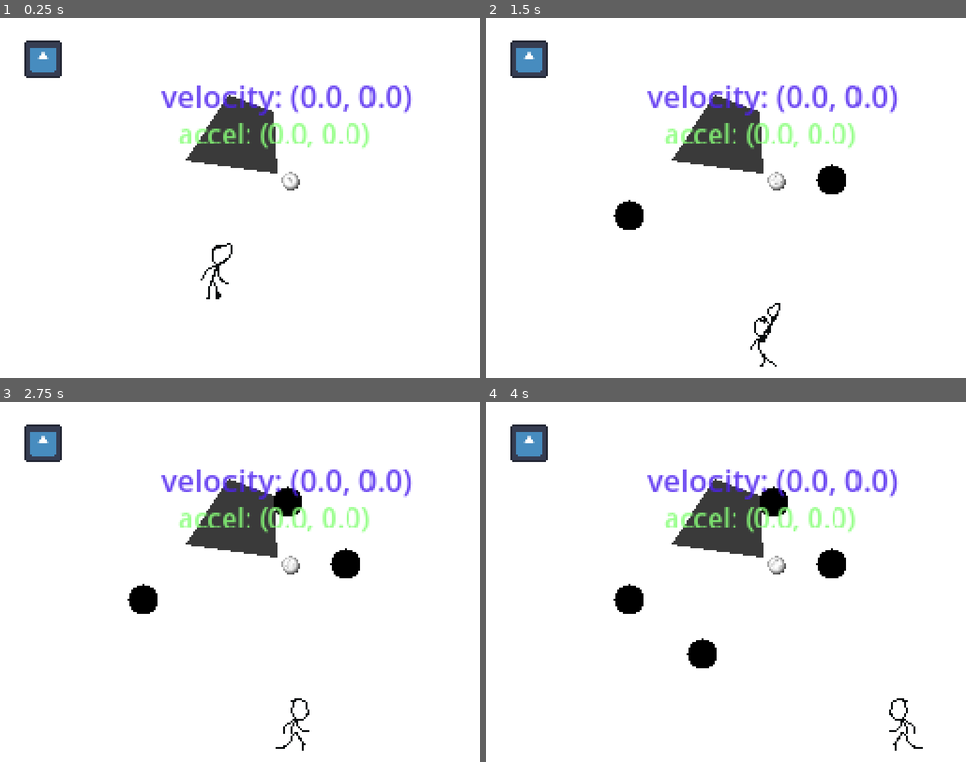
Above: before the commit, frames 1-4 (two rows, left to right).
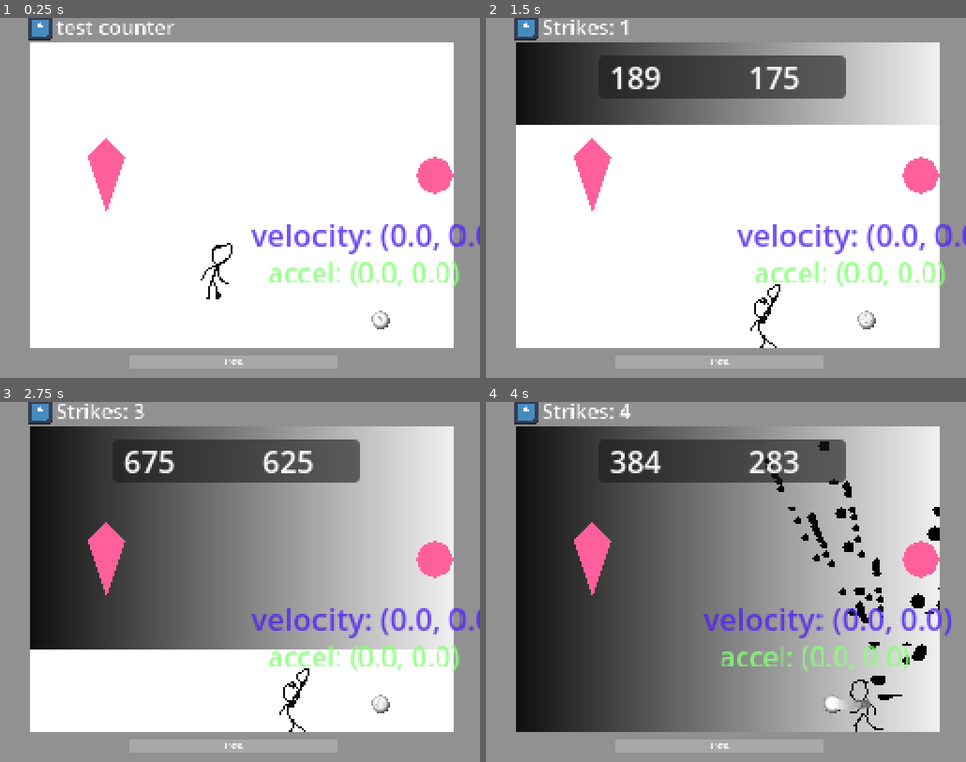
Above: after the commit, the same moments.

Repository: furiousknight25/Counter-Effects
Game: Godot game, scene res://scenes/Scene_1.tscn
Two runs of this game, one before a commit and one after it. Both use one fixed random seed, a clock stepped at 60 frames per second and the inputs below. The engine's default icon, where the game draws it, is replaced by a stand-in: a white triangle on a blue panel in a dark square.
Inputs (mouse positions are in pixels of both pictures, inside the frame that each line leads up to):
- Up to frame 1 (0.25 s): no input
- Up to frame 2 (1.5 s): tap Enter (ui_accept) at 0.5, 0.77, 0.8, 1.07, 1.35 s; move the mouse to (831, 180) at 0.52 s; press the mouse at (831, 180) at 0.53 s; hold D (right) 0.53-1.28 s; move the mouse to (630, 216) at 1.27 s; release the mouse at (630, 216) at 1.28 s; hold A (left) from 1.28 s (still down)
- Up to frame 3 (2.75 s): tap Enter (ui_accept) at 1.52, 1.82, 2.3 s; click (144, 600) at 1.55 s; move the mouse to (288, 502) at 2.02 s; release A (left) at 2.03 s; press the mouse at (288, 502) at 2.03 s; hold D (right) from 2.03 s (still down)
- Up to frame 4 (4 s): move the mouse to (702, 654) at 2.77 s; release D (right) at 2.78 s; release the mouse at (702, 654) at 2.78 s; hold W (up) 2.78-3.53 s; click (702, 654) at 2.85 s; tap Enter (ui_accept) at 3.02, 3.32, 3.6, 3.77 s; move the mouse to (870, 636) at 3.52 s; hold A (left) from 3.53 s (still down)

The runs differ from the first frame. In frame 1, 34% of the frame differs, in the area x 0-100%, y 0-100%; in frame 2, 51%; in frame 3, 78%; in frame 4, 97%.

Commit message:
lotsapolish

Diff:
--- a/new-game-project/Inking/Inking.tscn
+++ b/new-game-project/Inking/Inking.tscn
@@ -1,6 +1,7 @@
-[gd_scene load_steps=2 format=3 uid="uid://b6hvicojge7i8"]
+[gd_scene load_steps=3 format=3 uid="uid://b6hvicojge7i8"]
 
 [ext_resource type="Script" uid="uid://caog3lyckx461" path="res://Inking/inking.gd" id="1_b4kwv"]
+[ext_resource type="Script" uid="uid://dl3j1iglinpnt" path="res://Inking/Tally.gd" id="2_vduku"]
 
 [node name="Inking" type="SubViewportContainer"]
 z_index = -10
@@ -20,7 +21,7 @@
 render_target_clear_mode = 1
 render_target_update_mode = 4
 
-[node name="BakedCanvas" type="TextureRect" parent="SubViewportInk"]
+[node name="TextureRect" type="TextureRect" parent="SubViewportInk"]
 z_index = -6
 anchors_preset = 15
 anchor_right = 1.0
@@ -30,7 +31,23 @@
 size_flags_horizontal = 3
 size_flags_vertical = 3
 
-[node name="Polygon2D" type="Polygon2D" parent="SubViewportInk"]
-position = Vector2(130, 61)
-color = Color(0.23031491, 0.23031494, 0.23031494, 1)
-polygon = PackedVector2Array(-8, -19, -31, 16, 18, 23, 16, -10)
+[node name="Node2D" type="Node2D" parent="."]
+
+[node name="Tally" type="Panel" parent="Node2D"]
+offset_left = 60.0
+offset_top = -31.0
+offset_right = 192.0
+offset_bottom = -8.0
+script = ExtResource("2_vduku")
+
+[node name="Black" type="Label" parent="Node2D/Tally"]
+layout_mode = 0
+offset_left = 6.0
+offset_right = 46.0
+offset_bottom = 23.0
+
+[node name="White" type="Label" parent="Node2D/Tally"]
+layout_mode = 0
+offset_left = 80.0
+offset_right = 120.0
+offset_bottom = 23.0
--- /dev/null
+++ b/new-game-project/Inking/Tally.gd
@@ -0,0 +1,18 @@
+extends Panel
+
+@onready var white_l: Label = $White
+@onready var black_l: Label = $Black
+
+var black := 0
+var white := 0
+
+func _process(delta: float) -> void:
+	white_l.text = str(white)
+	black_l.text = str(black)
+	position.y = lerp(position.y, -30.0, delta * 4)
+	#TODO make observer code for the changes here :D
+
+func set_bw(b,w):
+	black = b
+	white = w
+	position.y = 25
--- a/new-game-project/Inking/inking.gd
+++ b/new-game-project/Inking/inking.gd
@@ -1,41 +1,26 @@
 extends SubViewportContainer
+class_name Inking
+# --- Persistent Canvas Data ---
+@onready var texture_rect: TextureRect = $SubViewportInk/TextureRect
+@onready var tally: Panel = $Node2D/Tally
 
-# --- Persistent Canvas Data ---
 var sub_viewport: SubViewport
-var baked_canvas: TextureRect
 var canvas_image: Image # The one and only image object that holds all the paint data.
 var canvas_texture: ImageTexture # The texture used to display the canvas_image.
 
+@export var spray_speed = 10.0
+
+var spray_spots
+
+func _process(delta: float) -> void:
+	if Input.is_action_just_pressed("ui_accept"):
+		iterate_pixels()
 #region Setup
 func _ready():
 	# Safely access the SubViewport using get_node()
 	sub_viewport = get_node("SubViewportInk")
 
-	if sub_viewport:
-		baked_canvas = sub_viewport.get_node("BakedCanvas")
-
-		# NOTE: Ensure the SubViewport size is set to 256x192 in the Inspector!
-
-		if baked_canvas:
-			initialize_canvas()
-		else:
-			push_error("Setup Error: SubViewportInk must contain a 'BakedCanvas' TextureRect child.")
-			set_process(false)
-			return
-	else:
-		push_error("Setup Error: Could not find 'SubViewportInk' child.")
-		set_process(false)
-		return
-#endregion
-
-func _process(delta: float) -> void:
-	if Input.is_action_pressed("click"):
-		for i in 10:
-			var viewport_local_pos = baked_canvas.get_local_mouse_position()
-
-			var stamp_data: Image
-			stamp_data = create_circle_image(16 / 2)
-			stamp_image(viewport_local_pos, Color.BLACK, stamp_data)
+	if sub_viewport:if texture_rect:initialize_canvas()
 
 # This function runs ONCE to set up the blank canvas.
 func initialize_canvas():
@@ -47,10 +32,11 @@
 
 	# 2. Create the persistent ImageTexture and assign it.
 	canvas_texture = ImageTexture.create_from_image(canvas_image)
-	baked_canvas.texture = canvas_texture
+	texture_rect.texture = canvas_texture
 
 	# Ensure the BakedCanvas fills the viewport
-	baked_canvas.set_anchors_and_offsets_preset(Control.PRESET_FULL_RECT)
+	texture_rect.set_anchors_and_offsets_preset(Control.PRESET_FULL_RECT)
+#endregion
 
 #region --- Shape Generation Utility Functions ---
 # These functions decouple the stamping logic from the shape creation.
@@ -61,8 +47,6 @@
 	var center = Vector2(radius, radius)
 	var image = Image.create(size, size, false, Image.FORMAT_RGBA8)
 
-	# NOTE: Image.lock() is no longer required in Godot 4.5
-
 	for y in range(size):
 		for x in range(size):
 			var dist_sq = center.distance_squared_to(Vector2(x, y))
@@ -71,16 +55,37 @@
 			else:
 				image.set_pixel(x, y, Color(0, 0, 0, 0))
 	return image
-#endregion
+
+func spawned_spot(velocity: Vector2, position: Vector2, shape: Image, damping_speed: float, color: Color):
+	if velocity.length_squared() < 0.1: return  # Use squared for better performance, this is the base case
+
+	position += velocity
+	velocity *= damping_speed
+	stamp_image(position, color, shape) #spawn a blob at new point
+
+	await get_tree().process_frame #make sure its frame dependent
+
+	spawned_spot(velocity, position, shape, damping_speed, color)
+
+func splat_player(pos: Vector2, hit_dir: Vector2):
+	for i in 12:
+		spawned_spot(Vector2.UP.rotated(randf_range(-.5,.5)) * randf_range(1,40), pos, create_circle_image(randf_range(2,5)), .8, Color.BLACK)
+
+	for i in 8:
+		spawned_spot(-hit_dir.rotated(randf_range(-.3,.3)) * randf_range(1,30), pos, create_circle_image(randf_range(2,4)), .3, Color.BLACK)
+
+
+func splat_ball(pos: Vector2, hit_dir: Vector2):
+	for i in 20:
+		spawned_spot(hit_dir.rotated(randf_range(-.5,.5)) * randf_range(1,35), pos, create_circle_image(randf_range(1,8)), randf_range(.2,.6), Color.WHITE)
+	#endregion
+
 
 #region --- Main Reusable Stamping Function ---
-
-
 # This high-performance function accepts any Image data for stamping.
 func stamp_image(viewport_pos: Vector2, paint_color: Color, stamp_image_data: Image):
 	if canvas_image == null:
 		return
-
 	var stamp_size = stamp_image_data.get_size()
 
 	# --- PERFORMANCE STEP 1: Tint the stamp image (Localized CPU work) ---
@@ -91,7 +96,6 @@
 			if pixel_color.a > 0.05:
 				# Use the stamp's alpha but the team's RGB color
 				tinted_stamp_image.set_pixel(x, y, Color(paint_color.r, paint_color.g, paint_color.b, pixel_color.a))
-
 
 	# --- PERFORMANCE STEP 2: Blend the small image onto the master image ---
 	# This only modifies memory for the area of the stamp.
@@ -107,3 +111,27 @@
 	# This only uploads the changed pixels to the GPU VRAM.
 	canvas_texture.update(canvas_image)
 #endregion
+
+func iterate_pixels():
+	var final_image = canvas_image
+	var black_pixels = 0
+	var white_pixels = 0
+
+	# Step 2: Iterate through every pixel
+	for y in range(final_image.get_height()):
+		await get_tree().process_frame
+		for x in range(final_image.get_width()):
+
+			var color = final_image.get_pixel(x, y) # Get the color of the current pixel
+			var black_blend = lerp(0.0, 1.0, float(x)/256)
+			canvas_image.set_pixel(x,y,Color.WHITE.blend(Color(black_blend,black_blend,black_blend)))
+			canvas_texture.update(canvas_image)
+			var brightness = color.v # v is the value part, which is brightness
+
+			if brightness < 0.1: black_pixels += 1
+			elif brightness > 0.9: white_pixels += 1
+			tally.set_bw(black_pixels, white_pixels)
+
+
+func _on_end_game_timer_game_end() -> void:
+	iterate_pixels()
--- a/new-game-project/MoneyComponent/MoneyComponent.tscn
+++ b/new-game-project/MoneyComponent/MoneyComponent.tscn
@@ -9,6 +9,7 @@
 [node name="StrikeLabel" type="Label" parent="."]
 offset_right = 51.0
 offset_bottom = 34.0
+text = "test counter"
 
 [node name="Sprite2D" type="Sprite2D" parent="."]
 position = Vector2(-12.999999, 11.999999)
--- /dev/null
+++ b/new-game-project/TillEndGameTimer/end_game_timer.gd
@@ -0,0 +1,6 @@
+extends Timer
+
+signal game_end
+func timer_end():
+
+	emit_signal("game_end")
--- a/new-game-project/project.godot
+++ b/new-game-project/project.godot
@@ -20,7 +20,6 @@
 Director="*res://scripts/director.gd"
 Camera="*res://scenes/Camera.tscn"
 SignalBus="*res://SignalBus/SignalBus.gd"
-Inking="*res://Inking/Inking.tscn"
 
 [display]
 
@@ -45,6 +44,7 @@
 Hitable=""
 Player="Just the player"
 Ball=""
+Inking=""
 
 [input]
 
--- a/new-game-project/scenes/Scene_1.tscn
+++ b/new-game-project/scenes/Scene_1.tscn
@@ -1,44 +1,74 @@
-[gd_scene load_steps=6 format=3 uid="uid://dfhfol7byum77"]
+[gd_scene load_steps=10 format=3 uid="uid://dfhfol7byum77"]
 
 [ext_resource type="PackedScene" uid="uid://becufmw83qp8r" path="res://MoneyComponent/MoneyComponent.tscn" id="1_32jcc"]
 [ext_resource type="PackedScene" uid="uid://c7a6cijicq3rd" path="res://scenes/Ball.tscn" id="1_cyp6q"]
 [ext_resource type="PackedScene" uid="uid://bo5kfu2xrt7og" path="res://scenes/Target.tscn" id="2_32jcc"]
 [ext_resource type="PackedScene" uid="uid://fyyoe5vf3xm1" path="res://scenes/character_body_2d.tscn" id="3_32jcc"]
+[ext_resource type="PackedScene" uid="uid://b6hvicojge7i8" path="res://Inking/Inking.tscn" id="5_sxmuh"]
+[ext_resource type="Script" uid="uid://8vop7w1dd83g" path="res://TillEndGameTimer/end_game_timer.gd" id="6_evh6x"]
 
 [sub_resource type="RectangleShape2D" id="RectangleShape2D_ib06g"]
-size = Vector2(275, 16)
+size = Vector2(275, 14)
+
+[sub_resource type="Gradient" id="Gradient_sxmuh"]
+offsets = PackedFloat32Array(0.415)
+colors = PackedColorArray(0.5689727, 0.56897277, 0.5689727, 1)
+
+[sub_resource type="GradientTexture2D" id="GradientTexture2D_evh6x"]
+gradient = SubResource("Gradient_sxmuh")
 
 [node name="Scene1" type="Node2D"]
-
-[node name="Node2D" parent="." instance=ExtResource("1_32jcc")]
-position = Vector2(36, 11)
 
 [node name="Border" type="StaticBody2D" parent="."]
 
 [node name="CollisionShape2D" type="CollisionShape2D" parent="Border"]
-position = Vector2(127.5, -2)
+position = Vector2(127, 7)
 shape = SubResource("RectangleShape2D_ib06g")
 
 [node name="CollisionShape2D2" type="CollisionShape2D" parent="Border"]
-position = Vector2(124, 195)
+position = Vector2(124, 184)
 shape = SubResource("RectangleShape2D_ib06g")
 
 [node name="CollisionShape2D3" type="CollisionShape2D" parent="Border"]
-position = Vector2(0, 83)
+position = Vector2(7, 68)
 rotation = -1.5708
 shape = SubResource("RectangleShape2D_ib06g")
 
 [node name="CollisionShape2D4" type="CollisionShape2D" parent="Border"]
-position = Vector2(263, 86)
+position = Vector2(249, 72)
 rotation = -1.5708
 shape = SubResource("RectangleShape2D_ib06g")
 
+[node name="Sprite2D" type="Sprite2D" parent="Border"]
+position = Vector2(8, 99.00001)
+scale = Vector2(0.25, 3.328125)
+texture = SubResource("GradientTexture2D_evh6x")
+
+[node name="Sprite2D2" type="Sprite2D" parent="Border"]
+position = Vector2(124, 6)
+rotation = -1.5707964
+scale = Vector2(0.25, 4.1895733)
+texture = SubResource("GradientTexture2D_evh6x")
+
+[node name="Sprite2D3" type="Sprite2D" parent="Border"]
+position = Vector2(251.00002, 95.99999)
+rotation = -3.1415927
+scale = Vector2(0.2805131, 3.3067012)
+texture = SubResource("GradientTexture2D_evh6x")
+
+[node name="Sprite2D4" type="Sprite2D" parent="Border"]
+position = Vector2(129.93982, 186)
+rotation = -4.712389
+scale = Vector2(0.2805131, 4.02357)
+texture = SubResource("GradientTexture2D_evh6x")
+
 [node name="Ball" parent="." instance=ExtResource("1_cyp6q")]
-position = Vector2(155, 88)
+position = Vector2(203, 162)
 
 [node name="Player" parent="." instance=ExtResource("3_32jcc")]
 unique_name_in_owner = true
 position = Vector2(114, 106)
+invince_time = 0.5
 
 [node name="TargetHolder" type="Node" parent="."]
 
@@ -49,5 +79,34 @@
 position = Vector2(57, 83)
 shape = 1
 
-[node name="Polygon2D" type="Polygon2D" parent="."]
-polygon = PackedVector2Array(6, 3, 10, 8, 8, 189, 258, 188, 256, 8, 13, 5, 15, -11, 271, -9, 272, 204, -11, 203, -9, -14, 14, -11)
+[node name="Control" type="Control" parent="."]
+layout_mode = 3
+anchors_preset = 15
+anchor_right = 1.0
+anchor_bottom = 1.0
+grow_horizontal = 2
+grow_vertical = 2
+
+[node name="StrikeCount" parent="Control" instance=ExtResource("1_32jcc")]
+z_index = 1
+position = Vector2(30, -2)
+scale = Vector2(0.6709192, 0.6709192)
+
+[node name="Inking" parent="Control" groups=["Inking"] instance=ExtResource("5_sxmuh")]
+layout_mode = 1
+offset_right = 256.0
+offset_bottom = 192.0
+metadata/_edit_lock_ = true
+
+[node name="EndGameTimer" type="Timer" parent="Control"]
+script = ExtResource("6_evh6x")
+
+[node name="ProgressBar" type="ProgressBar" parent="Control/EndGameTimer"]
+offset_left = 69.0
+offset_top = 181.00002
+offset_right = 494.69235
+offset_bottom = 208.00002
+scale = Vector2(0.2607517, 0.2607517)
+value = 100.0
+
+[connection signal="game_end" from="Control/EndGameTimer" to="Control/Inking" method="_on_end_game_timer_game_end"]
--- a/new-game-project/scenes/target_collision_shapes/0.tscn
+++ b/new-game-project/scenes/target_collision_shapes/0.tscn
@@ -5,3 +5,7 @@
 [node name="circle" type="CollisionShape2D"]
 shape = SubResource("CircleShape2D_sjomq")
 debug_color = Color(0.9584257, 3.080368e-06, 0.5298511, 0.41960785)
+
+[node name="Polygon2D" type="Polygon2D" parent="."]
+color = Color(1, 0.37840074, 0.6143717, 1)
+polygon = PackedVector2Array(0, -10, 6, -8, 10, 0, 7, 7, 0, 10, -7, 7, -10, 0, -7, -7)
--- a/new-game-project/scenes/target_collision_shapes/1.tscn
+++ b/new-game-project/scenes/target_collision_shapes/1.tscn
@@ -8,3 +8,7 @@
 scale = Vector2(2, 2)
 shape = SubResource("ConvexPolygonShape2D_dmwdl")
 debug_color = Color(0.9584257, 3.080368e-06, 0.5298511, 0.41960785)
+
+[node name="Polygon2D" type="Polygon2D" parent="."]
+color = Color(1, 0.37840074, 0.6143717, 1)
+polygon = PackedVector2Array(0, -5, 5, 0, 0, 15, -5, 0)
--- a/new-game-project/scenes/target_collision_shapes/2.tscn
+++ b/new-game-project/scenes/target_collision_shapes/2.tscn
@@ -8,3 +8,7 @@
 scale = Vector2(4, 4)
 shape = SubResource("ConvexPolygonShape2D_qxqx8")
 debug_color = Color(0.9584257, 3.080368e-06, 0.5298511, 0.41960785)
+
+[node name="Polygon2D" type="Polygon2D" parent="."]
+color = Color(1, 0.37840074, 0.6143717, 1)
+polygon = PackedVector2Array(1.9999999, -4.75, 5, 0, 0.9999999, 3.75, -1.1920929e-07, 0)
--- a/new-game-project/scripts/ball.gd
+++ b/new-game-project/scripts/ball.gd
@@ -5,6 +5,8 @@
 @onready var spring_x: Spring = $SpringX
 @onready var spring_y: Spring = $SpringY
 @onready var visual_follow_line: VisualFollowLine = $VisualFollowLine
+@onready var inking : Inking = get_tree().get_nodes_in_group("Inking")[0]
+
 @export var spring_enabled = false
 var speed : float = 1.0
 
@@ -24,8 +26,13 @@
 
 func set_state_freezing(freeze_time):
 	cur_state = STATES.FREEZE
-	await get_tree().create_timer(freeze_time).timeout
+	var original_time_scale = Engine.time_scale
+	Engine.time_scale = .1
+	await get_tree().create_timer(freeze_time, false, false, true).timeout
+	print(freeze_time)
+	Engine.time_scale = original_time_scale
 	set_state_moving()
+
 
 func set_state_moving():
 	cur_state = STATES.MOVING
@@ -57,32 +64,15 @@
 func hit_ball(direction : Vector2, strength : float, freeze_length : float = 0): #direction is your target position, it WILL be normalized and you get a lashing if you dont like it
 	if freeze_length > 0.0:
 		set_state_freezing(freeze_length)
+	inking.splat_ball(global_position, direction.normalized())
+
 	direction = direction.normalized()
 	Camera.add_trauma(strength * .0001, direction)
 	speed += strength
 	velocity = direction * speed
-	apply_slow_motion(.1, .1)
+
 	$Sounds/BallHit.play()
 
 func hit_object(object):
 	if object.is_in_group("Hitable"):
 		object.hit(velocity)
-
-
-# Call this function to trigger the slow-mo
-# Example: apply_slow_motion(0.1, 0.2)
-# This means 10% speed for 0.2 real-time seconds.
-func apply_slow_motion(slow_factor: float, duration: float):
-	# 1. Store the normal time scale so we can restore it
-	var original_time_scale = Engine.time_scale
-
-	# 2. Slow the game down
-	Engine.time_scale = slow_factor
-
-	# 3. Create a timer that ignores the time scale
-	# The arguments are: (duration, process_always, process_pause, ignore_time_scale)
-	# We set 'ignore_time_scale' to 'true'.
-	await get_tree().create_timer(duration, false, false, true).timeout
-
-	# 4. Restore the time scale
-	Engine.time_scale = original_time_scale
--- a/new-game-project/scripts/player.gd
+++ b/new-game-project/scripts/player.gd
@@ -4,7 +4,7 @@
 @export var jump_strength : int
 @export var speed : int
 @export var gravity = 980
-@export var slowdown_speed = 12
+@export var slowdown_speed = 12.0
 @export var hit_time_frame : float = .2
 @export var cooldown_time : float = .3
 @export var invince_time = .1
@@ -14,7 +14,7 @@
 @onready var sprite = $Sprite2D
 @onready var weapon: Area2D = $Weapon
 @onready var animation_tree: PlayerAnim = $AnimationTree
-
+@onready var inking : Inking = get_tree().get_nodes_in_group("Inking")[0]
 var walk_animation_speed = 0
 var dash_strength = 10
 var buff_jump = 0.0
@@ -26,7 +26,7 @@
 var squishable = false
 const BASESCALE = 1.00
 
-var health : int = 5
+var health : int = 500
 
 
 func _ready() -> void:
@@ -48,7 +48,7 @@
 	for i in bodies:
 		if i is Ball and can_hit:
 			can_hit = false
-			i.hit_ball(get_global_mouse_position() - global_position, 50)
+			i.hit_ball(get_global_mouse_position() - global_position, 50, .1)
 
 	if can_hit: weapon.modulate = Color.GRAY
 	else: weapon.modulate = Color.WHITE
@@ -153,11 +153,12 @@
 		sprite.scale = sprite.scale.lerp(Vector2(1/falling_stretch, falling_stretch) * BASESCALE, delta * 5)
 
 var invince = false
-func hit(direction):
-	invince = true
+func hit(direction : Vector2):
+
 	if !invince:
+		invince = true
 		set_health(get_health() - 1)
-
+		inking.splat_player(position, direction.normalized())
 		modulate = Color("ff0000")
 		var tween = get_tree().create_tween()
 		tween.tween_property(self, "modulate", Color.WHITE, .5)
Not shown, added: new-game-project/Inking/Tally.gd.uid
Not shown, added: new-game-project/TillEndGameTimer/end_game_timer.gd.uid
